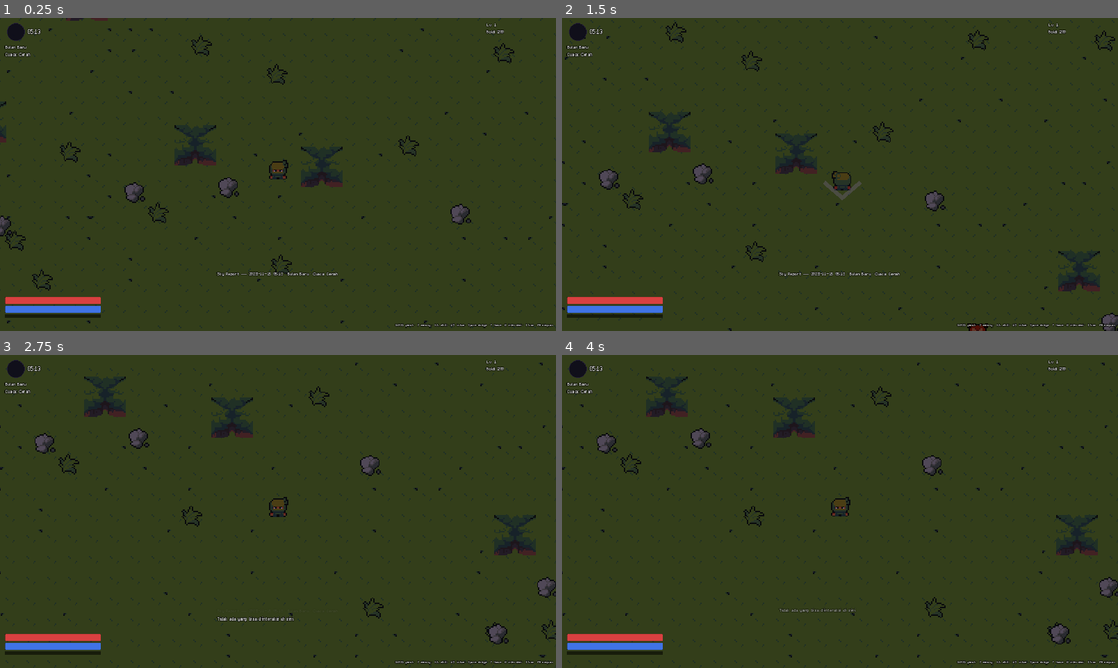
Above: before the commit, frames 1-4 (two rows, left to right).
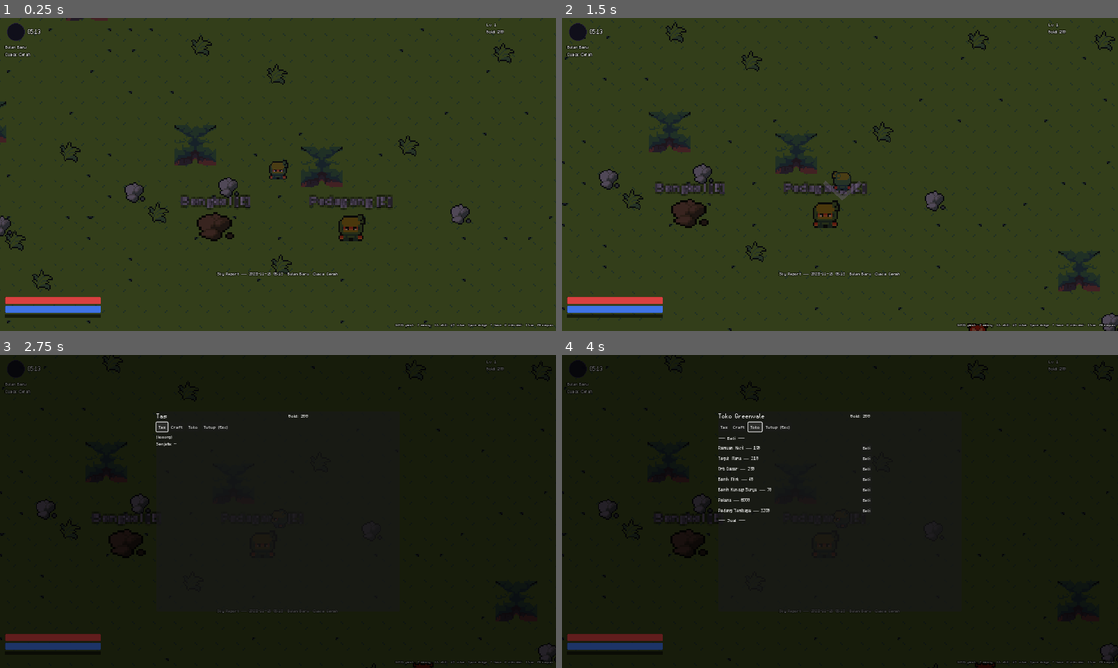
Above: after the commit, the same moments.

Repository: lifkieh/Aetherion
Game: Godot game, scene res://scenes/Main.tscn
Two runs of this game, one before a commit and one after it. Both use one fixed random seed, a clock stepped at 60 frames per second and the inputs below.
Inputs (mouse positions are in pixels of both pictures, inside the frame that each line leads up to):
- Up to frame 1 (0.25 s): no input
- Up to frame 2 (1.5 s): tap Enter at 0.5 s; hold D (move_right) 0.53-1.28 s; tap E (interact) at 0.6 s; hold S (move_down) from 1.28 s (still down); tap J (attack) at 1.35 s
- Up to frame 3 (2.75 s): tap E (interact) at 1.55 s; release S (move_down) at 2 s; click (161, 426) at 2 s, where only the run after the commit has a clickable "Tas"
- Up to frame 4 (4 s): click (739, 426) at 2.75 s, where only the run after the commit has a clickable "Craft"; click (756, 426) at 3.5 s, where only the run after the commit has a clickable "Toko"

The runs differ from the first frame. In frame 1, 1.4% of the frame differs, in the area x 32-71%, y 56-72%; in frame 2, 1.3%; in frame 3, 98%; in frame 4, 98%, in the area x 0-100%, y 0-100%.

Commit message:
M5 Gathering & crafting: MenuUI (inventory/crafting/shop), CraftingSystem, bench+shop interactables; fix Interactable setup ordering; 40/40 tests
Co-Authored-By: Claude Opus 4.8 (1M context) <noreply@anthropic.com>

Diff:
--- a/game/scenes/Main.gd
+++ b/game/scenes/Main.gd
@@ -46,6 +46,17 @@
 	if OS.get_environment("AETHER_PET") == "1":
 		_pet_demo()
 		_screenshot_at = 1.3
+	if OS.get_environment("AETHER_MENU") == "1":
+		_menu_demo()
+
+func _menu_demo() -> void:
+	await get_tree().process_frame
+	for pair in [["wood_log", 6], ["copper_ore", 6], ["herb_mintleaf", 4], ["plank", 2], ["copper_bar", 2], ["slime_jelly", 3], ["fluff", 2], ["wolf_pelt", 3]]:
+		PlayerData.add_item(pair[0], pair[1])
+	var menu := get_tree().get_first_node_in_group("inventory_ui")
+	menu.open(OS.get_environment("AETHER_MENU_TAB") if OS.get_environment("AETHER_MENU_TAB") != "" else "crafting")
+	# pause-immune timer so the shot still fires while the menu has the game paused
+	get_tree().create_timer(1.2).timeout.connect(_take_screenshot)
 
 func _pet_demo() -> void:
 	# Tame a weakened wolf, confirm it follows/fights, then mount it.
@@ -256,8 +267,10 @@
 
 func _add_hud() -> void:
 	add_child(preload("res://scenes/ui/HUD.tscn").instantiate())
+	add_child(preload("res://scenes/ui/MenuUI.tscn").instantiate())
 	# gathering/interaction + save handled by a small controller
 	add_child(preload("res://scenes/systems/WorldController.tscn").instantiate())
+	_spawn_interactables()
 	var pm := Node.new()
 	pm.name = "PetManager"
 	pm.set_script(load("res://scenes/systems/PetManager.gd"))
@@ -272,6 +285,17 @@
 		_add_gather_node(holder, "tree", Vector2(randf_range(48, MAP_W * TILE - 48), randf_range(48, MAP_H * TILE - 48)))
 	for i in range(8):
 		_add_gather_node(holder, "ore", Vector2(randf_range(48, MAP_W * TILE - 48), randf_range(48, MAP_H * TILE - 48)))
+
+func _spawn_interactables() -> void:
+	var center := Vector2(MAP_W * TILE / 2, MAP_H * TILE / 2)
+	var bench := preload("res://scenes/world/Interactable.tscn").instantiate()
+	add_child(bench)
+	bench.setup("bench")
+	bench.global_position = center + Vector2(-48, 40)
+	var shop := preload("res://scenes/world/Interactable.tscn").instantiate()
+	add_child(shop)
+	shop.setup("shop")
+	shop.global_position = center + Vector2(56, 40)
 
 func _add_gather_node(holder: Node2D, kind: String, pos: Vector2) -> void:
 	var node := preload("res://scenes/world/GatherNode.tscn").instantiate()
--- /dev/null
+++ b/game/scenes/systems/CraftingSystem.gd
@@ -0,0 +1,74 @@
+class_name CraftingSystem
+extends RefCounted
+## Crafting resolution (Fase0 §2 recipes, GDD v0.2 §2 anti-frustration).
+## Consumes ingredients, rolls success_rate; on failure the lowest-tier base
+## ingredient is preserved (support materials burn), plus an Insight stack that
+## nudges the same recipe's rate up slightly (cap +9%).
+
+static var insight: Dictionary = {}   # recipe_id -> accumulated bonus
+
+const TIER_ORDER := ["F", "E", "D", "C", "B", "A", "S", "SS", "SSS"]
+
+static func find_recipe(recipe_id: String) -> Dictionary:
+	for r in Db.recipes:
+		if r.get("id", "") == recipe_id:
+			return r
+	return {}
+
+static func can_craft(recipe: Dictionary) -> bool:
+	for ing in recipe.get("ingredients", []):
+		if PlayerData.item_count(ing.get("item", "")) < int(ing.get("qty", 1)):
+			return false
+	return true
+
+static func success_rate(recipe: Dictionary) -> float:
+	var base: float = recipe.get("success_rate", 1.0)
+	return clampf(base + insight.get(recipe.get("id", ""), 0.0), 0.0, 1.0)
+
+static func _lowest_tier_ingredient(recipe: Dictionary) -> String:
+	# The "base" material kept on failure = highest-tier ingredient (the valuable one).
+	var best := ""
+	var best_rank := -1
+	for ing in recipe.get("ingredients", []):
+		var tier: String = Db.item(ing.get("item", "")).get("tier", "F")
+		var rank := TIER_ORDER.find(tier)
+		if rank > best_rank:
+			best_rank = rank
+			best = ing.get("item", "")
+	return best
+
+## Returns {success, result, reason}.
+static func craft(recipe_id: String, rng: RandomNumberGenerator = null) -> Dictionary:
+	var recipe := find_recipe(recipe_id)
+	if recipe.is_empty():
+		return {"success": false, "reason": "unknown_recipe"}
+	if not can_craft(recipe):
+		EventBus.toast.emit("Bahan tidak cukup.")
+		return {"success": false, "reason": "missing_ingredients"}
+
+	var rate := success_rate(recipe)
+	var roll := (rng.randf() if rng else randf())
+	var success := roll < rate
+	var base_item := _lowest_tier_ingredient(recipe)
+
+	# consume ingredients (on failure, refund the valuable base ingredient)
+	for ing in recipe.get("ingredients", []):
+		var item: String = ing.get("item", "")
+		var qty: int = int(ing.get("qty", 1))
+		PlayerData.remove_item(item, qty)
+		if not success and item == base_item:
+			PlayerData.add_item(item, qty)   # base preserved on failure
+
+	if success:
+		var result: String = recipe.get("result", "")
+		var out_qty: int = int(recipe.get("qty", 1))
+		PlayerData.add_item(result, out_qty)
+		EventBus.item_crafted.emit(result, true)
+		EventBus.toast.emit("Berhasil membuat %s x%d!" % [Db.item_name(result), out_qty])
+		return {"success": true, "result": recipe.get("result", ""), "reason": "ok"}
+	else:
+		var rid: String = recipe.get("id", "")
+		insight[rid] = minf(0.09, insight.get(rid, 0.0) + 0.002)
+		EventBus.item_crafted.emit(recipe.get("result", ""), false)
+		EventBus.toast.emit("Gagal membuat (bahan dasar aman). +Insight")
+		return {"success": false, "result": "", "reason": "failed_roll"}
--- /dev/null
+++ b/game/scenes/ui/MenuUI.gd
@@ -0,0 +1,201 @@
+extends CanvasLayer
+## MenuUI (M5) — inventory / crafting / shop overlay. Pauses gameplay while open.
+## Built in code; rebuilt each open to reflect current state.
+
+var _font: Font
+var mode := "inventory"      # inventory | crafting | shop
+var _ctx = null              # bench/npc context
+var root: Control
+var title: Label
+var content: VBoxContainer
+var gold_lbl: Label
+
+func _ready() -> void:
+	layer = 20
+	process_mode = Node.PROCESS_MODE_ALWAYS
+	if ResourceLoader.exists("res://assets/game/fonts/m5x7.ttf"):
+		_font = load("res://assets/game/fonts/m5x7.ttf")
+	add_to_group("inventory_ui")
+	_build_frame()
+	root.visible = false
+	EventBus.item_gained.connect(func(_i, _q): if root.visible: _rebuild())
+	EventBus.gold_changed.connect(func(_g): if root.visible: _refresh_gold())
+	EventBus.item_crafted.connect(func(_i, _s): if root.visible: _rebuild())
+
+func _mk_label(t: String, s: int = 16) -> Label:
+	var l := Label.new()
+	l.text = t
+	if _font: l.add_theme_font_override("font", _font)
+	l.add_theme_font_size_override("font_size", s)
+	return l
+
+func _build_frame() -> void:
+	root = Control.new()
+	root.set_anchors_preset(Control.PRESET_FULL_RECT)
+	root.mouse_filter = Control.MOUSE_FILTER_STOP
+	add_child(root)
+	var dim := ColorRect.new()
+	dim.color = Color(0, 0, 0, 0.55)
+	dim.set_anchors_preset(Control.PRESET_FULL_RECT)
+	root.add_child(dim)
+
+	var panel := PanelContainer.new()
+	panel.set_anchors_preset(Control.PRESET_CENTER)
+	panel.custom_minimum_size = Vector2(560, 460)
+	panel.position = Vector2(-280, -230)
+	panel.anchor_left = 0.5; panel.anchor_top = 0.5
+	panel.anchor_right = 0.5; panel.anchor_bottom = 0.5
+	root.add_child(panel)
+
+	var vb := VBoxContainer.new()
+	vb.add_theme_constant_override("separation", 6)
+	panel.add_child(vb)
+
+	var header := HBoxContainer.new()
+	vb.add_child(header)
+	title = _mk_label("Tas", 22)
+	title.custom_minimum_size = Vector2(300, 0)
+	header.add_child(title)
+	gold_lbl = _mk_label("Gold: 0", 16)
+	header.add_child(gold_lbl)
+
+	var tabs := HBoxContainer.new()
+	vb.add_child(tabs)
+	for m in [["inventory", "Tas"], ["crafting", "Craft"], ["shop", "Toko"]]:
+		var b := Button.new()
+		b.text = m[1]
+		if _font: b.add_theme_font_override("font", _font)
+		b.pressed.connect(func(): mode = m[0]; _rebuild())
+		tabs.add_child(b)
+	var close := Button.new()
+	close.text = "Tutup (Esc)"
+	if _font: close.add_theme_font_override("font", _font)
+	close.pressed.connect(close_menu)
+	tabs.add_child(close)
+
+	var scroll := ScrollContainer.new()
+	scroll.custom_minimum_size = Vector2(540, 380)
+	vb.add_child(scroll)
+	content = VBoxContainer.new()
+	content.custom_minimum_size = Vector2(520, 0)
+	content.add_theme_constant_override("separation", 3)
+	scroll.add_child(content)
+
+func _input(event: InputEvent) -> void:
+	if not root.visible:
+		return
+	if event.is_action_pressed("pause_menu") or event.is_action_pressed("toggle_inventory"):
+		close_menu()
+		get_viewport().set_input_as_handled()
+
+# --- Open / close -----------------------------------------------------------
+
+func toggle() -> void:
+	if root.visible: close_menu()
+	else: open("inventory")
+
+func open(m: String, ctx = null) -> void:
+	mode = m
+	_ctx = ctx
+	root.visible = true
+	get_tree().paused = true
+	_rebuild()
+
+func close_menu() -> void:
+	root.visible = false
+	get_tree().paused = false
+
+func _refresh_gold() -> void:
+	gold_lbl.text = "Gold: %d" % PlayerData.gold
+
+# --- Content ----------------------------------------------------------------
+
+func _clear() -> void:
+	for c in content.get_children():
+		c.queue_free()
+
+func _row() -> HBoxContainer:
+	var h := HBoxContainer.new()
+	h.add_theme_constant_override("separation", 8)
+	content.add_child(h)
+	return h
+
+func _btn(text: String, cb: Callable) -> Button:
+	var b := Button.new()
+	b.text = text
+	if _font: b.add_theme_font_override("font", _font)
+	b.pressed.connect(cb)
+	return b
+
+func _rebuild() -> void:
+	_refresh_gold()
+	_clear()
+	match mode:
+		"inventory": _build_inventory()
+		"crafting": _build_crafting()
+		"shop": _build_shop()
+
+func _build_inventory() -> void:
+	title.text = "Tas"
+	if PlayerData.inventory.is_empty():
+		content.add_child(_mk_label("(kosong)", 14))
+	for id in PlayerData.inventory.keys():
+		var def := Db.item(id)
+		var h := _row()
+		var name_l := _mk_label("%s  [%s]  x%d" % [def.get("name", id), def.get("tier", "F"), PlayerData.inventory[id]], 15)
+		name_l.custom_minimum_size = Vector2(320, 0)
+		h.add_child(name_l)
+		match def.get("type", ""):
+			"weapon":
+				h.add_child(_btn("Pakai", func(): PlayerData.equipped_weapon = id; PlayerData.recalculate_stats(); EventBus.toast.emit("Memakai " + def.get("name", id)); _rebuild()))
+			"consumable":
+				h.add_child(_btn("Gunakan", func(): _use_consumable(id, def)))
+	var eq := _mk_label("Senjata: %s" % (Db.item_name(PlayerData.equipped_weapon) if PlayerData.equipped_weapon != "" else "-"), 14)
+	content.add_child(eq)
+
+func _use_consumable(id: String, def: Dictionary) -> void:
+	if PlayerData.item_count(id) <= 0: return
+	PlayerData.remove_item(id, 1)
+	if def.has("heal"): PlayerData.heal(int(def.heal))
+	if def.has("restore_mp"): PlayerData.restore_mp(int(def.restore_mp))
+	Audio.play_sfx("success")
+	EventBus.toast.emit("Menggunakan " + def.get("name", id))
+	_rebuild()
+
+func _build_crafting() -> void:
+	title.text = "Bengkel Kerja"
+	for r in Db.recipes:
+		var h := _row()
+		var result_name := Db.item_name(r.get("result", ""))
+		var ing_txt := []
+		for ing in r.get("ingredients", []):
+			ing_txt.append("%s x%d" % [Db.item_name(ing.get("item", "")), ing.get("qty", 1)])
+		var can := CraftingSystem.can_craft(r)
+		var rate := int(round(CraftingSystem.success_rate(r) * 100))
+		var l := _mk_label("%s  (%d%%)  ← %s" % [result_name, rate, ", ".join(ing_txt)], 14)
+		l.custom_minimum_size = Vector2(400, 0)
+		if not can: l.modulate = Color(0.6, 0.6, 0.6)
+		h.add_child(l)
+		var b := _btn("Craft", func(): CraftingSystem.craft(r.get("id", "")); _rebuild())
+		b.disabled = not can
+		h.add_child(b)
+
+func _build_shop() -> void:
+	title.text = "Toko Greenvale"
+	content.add_child(_mk_label("— Beli —", 16))
+	for id in ["minor_potion", "mana_draught", "basic_orb", "seed_mintleaf", "seed_sunbud", "saddle", "copper_sword"]:
+		if not Db.items.has(id): continue
+		var h := _row()
+		var price := Economy.buy_price(id)
+		var l := _mk_label("%s — %dG" % [Db.item_name(id), price], 14)
+		l.custom_minimum_size = Vector2(320, 0)
+		h.add_child(l)
+		h.add_child(_btn("Beli", func(): if Economy.buy(id, 1): _rebuild() else: EventBus.toast.emit("Gagal beli (gold/stok).")))
+	content.add_child(_mk_label("— Jual —", 16))
+	for id in PlayerData.inventory.keys():
+		var h := _row()
+		var sp := Economy.sell_price(id)
+		var l := _mk_label("%s x%d — jual %dG" % [Db.item_name(id), PlayerData.inventory[id], sp], 14)
+		l.custom_minimum_size = Vector2(320, 0)
+		h.add_child(l)
+		h.add_child(_btn("Jual 1", func(): if Economy.sell(id, 1): _rebuild()))
--- /dev/null
+++ b/game/scenes/ui/MenuUI.tscn
@@ -0,0 +1,6 @@
+[gd_scene load_steps=2 format=3]
+
+[ext_resource type="Script" path="res://scenes/ui/MenuUI.gd" id="1"]
+
+[node name="MenuUI" type="CanvasLayer"]
+script = ExtResource("1")
--- /dev/null
+++ b/game/scenes/world/Interactable.gd
@@ -0,0 +1,41 @@
+extends Node2D
+## World interactable (M5): crafting bench or shop NPC. Press E nearby.
+
+var kind := "bench"   # bench | shop
+
+@onready var sprite: Sprite2D = $Sprite
+@onready var label: Label = $Label
+
+func setup(k: String) -> void:
+	kind = k
+	if is_inside_tree():
+		_build()
+
+func _ready() -> void:
+	add_to_group("interactable")
+	_build()
+
+func _build() -> void:
+	if kind == "shop":
+		# NPC placeholder: player base sprite, first frame, tinted.
+		var at := AtlasTexture.new()
+		at.atlas = load("res://assets/game/sprites/player/idle.png")
+		at.region = Rect2(0, 0, 16, 16)
+		sprite.texture = at
+		sprite.scale = Vector2(1.4, 1.4)
+		sprite.modulate = Color(1.0, 0.9, 0.6)
+		label.text = "Pedagang [E]"
+	else:
+		sprite.texture = load("res://assets/game/sprites/props/rock.png")
+		sprite.scale = Vector2(1.8, 1.4)
+		sprite.modulate = Color(0.7, 0.5, 0.35)
+		label.text = "Bengkel [E]"
+
+func interact() -> void:
+	var menu := get_tree().get_first_node_in_group("inventory_ui")
+	if menu == null:
+		return
+	if kind == "shop":
+		menu.open("shop", self)
+	else:
+		menu.open("crafting", self)
--- /dev/null
+++ b/game/scenes/world/Interactable.tscn
@@ -0,0 +1,21 @@
+[gd_scene load_steps=2 format=3]
+
+[ext_resource type="Script" path="res://scenes/world/Interactable.gd" id="1"]
+
+[node name="Interactable" type="Node2D"]
+y_sort_enabled = true
+script = ExtResource("1")
+
+[node name="Sprite" type="Sprite2D" parent="."]
+texture_filter = 1
+
+[node name="Label" type="Label" parent="."]
+offset_left = -40.0
+offset_top = -28.0
+offset_right = 40.0
+offset_bottom = -14.0
+theme_override_font_sizes/font_size = 10
+theme_override_constants/outline_size = 3
+theme_override_colors/font_outline_color = Color(0, 0, 0, 1)
+text = "[E]"
+horizontal_alignment = 1
--- a/game/tests/TestRunner.gd
+++ b/game/tests/TestRunner.gd
@@ -18,6 +18,7 @@
 	_test_taming()
 	_test_homestead_growth()
 	_test_economy()
+	_test_crafting()
 	print("===== RESULT: %d passed, %d failed =====\n" % [passed, failed])
 	get_tree().quit(1 if failed > 0 else 0)
 
@@ -148,3 +149,38 @@
 	var p1 := Economy.buy_price("minor_potion")
 	check("buy price > 0", p1 > 0)
 	check("sell < buy", Economy.sell_price("minor_potion") < p1)
+	# buying depletes stock -> price should not decrease
+	var before := Economy.buy_price("minor_potion")
+	Economy.buy("minor_potion", 3)
+	check("buying raises/holds price", Economy.buy_price("minor_potion") >= before)
+
+func _test_crafting() -> void:
+	print("[CraftingSystem]")
+	PlayerData.inventory.clear()
+	# guaranteed recipe: plank from 2 wood_log (success 1.0)
+	PlayerData.add_item("wood_log", 2)
+	var r := CraftingSystem.craft("craft_plank")
+	check("plank crafted", r.success and PlayerData.item_count("plank") == 1, str(r))
+	check("ingredients consumed", PlayerData.item_count("wood_log") == 0)
+	# missing ingredients fails cleanly
+	var r2 := CraftingSystem.craft("craft_copper_sword")
+	check("craft fails without mats", not r2.success)
+	# failure preserves the valuable base (deterministic 0% via forced roll)
+	PlayerData.inventory.clear()
+	PlayerData.add_item("copper_bar", 2)
+	PlayerData.add_item("plank", 1)
+	var rng := RandomNumberGenerator.new()
+	rng.seed = 2  # force a high roll -> likely fail at 75%
+	var attempts := 0
+	var failed_once := false
+	while attempts < 40 and not failed_once:
+		PlayerData.inventory.clear()
+		PlayerData.add_item("copper_bar", 2)
+		PlayerData.add_item("plank", 1)
+		var rr := CraftingSystem.craft("craft_copper_sword", rng)
+		if not rr.success:
+			failed_once = true
+			# base = highest tier ingredient (copper_bar, tier E) preserved
+			check("failure preserves base copper_bar", PlayerData.item_count("copper_bar") == 2, "had %d" % PlayerData.item_count("copper_bar"))
+		attempts += 1
+	check("crafting can fail (roll works)", failed_once)
Not shown, changed: STATUS.md
Not shown, added: reports/m5_craft.png
Not shown, added: reports/m5_shop.png
